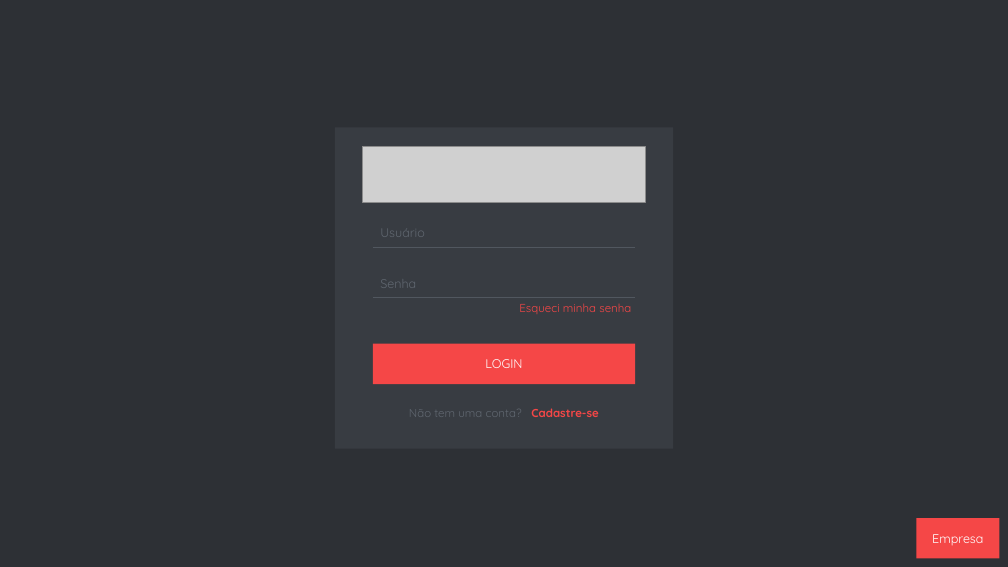
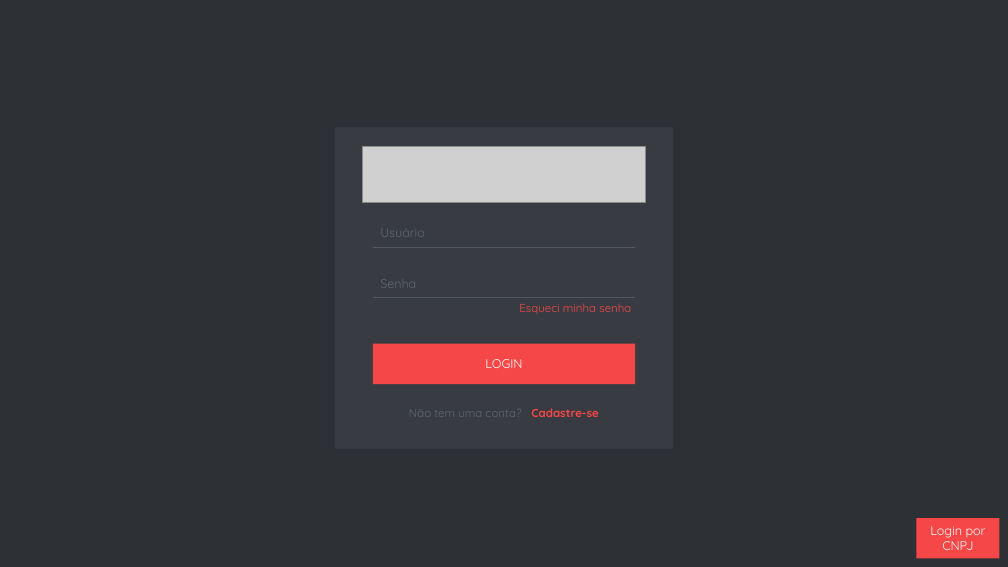
Before and after one commit to YudiG12/CarbonTowerEtc, a slide deck: slide 1 of Mockup/mockup1.pptx. Drawn at 1008x567 pixels with LibreOffice and Linux fonts; fonts in the diff are those of the drawing; grey boxes stand for pictures. Boxes give left, top, right and bottom in pixels: in the first picture for what was removed or moved away, otherwise in the second. Text is boxed around its words. In the diff, an @@ line names an element or a change of style, - is before the commit and + after.

Commit message:
mockup att btnSair

```diff
--- a/Mockup/mockup1.pptx
+++ b/Mockup/mockup1.pptx
@@ text in rectangle at (930,526,986,550): text changed @@
-Empresa
+Login por CNPJ
```
